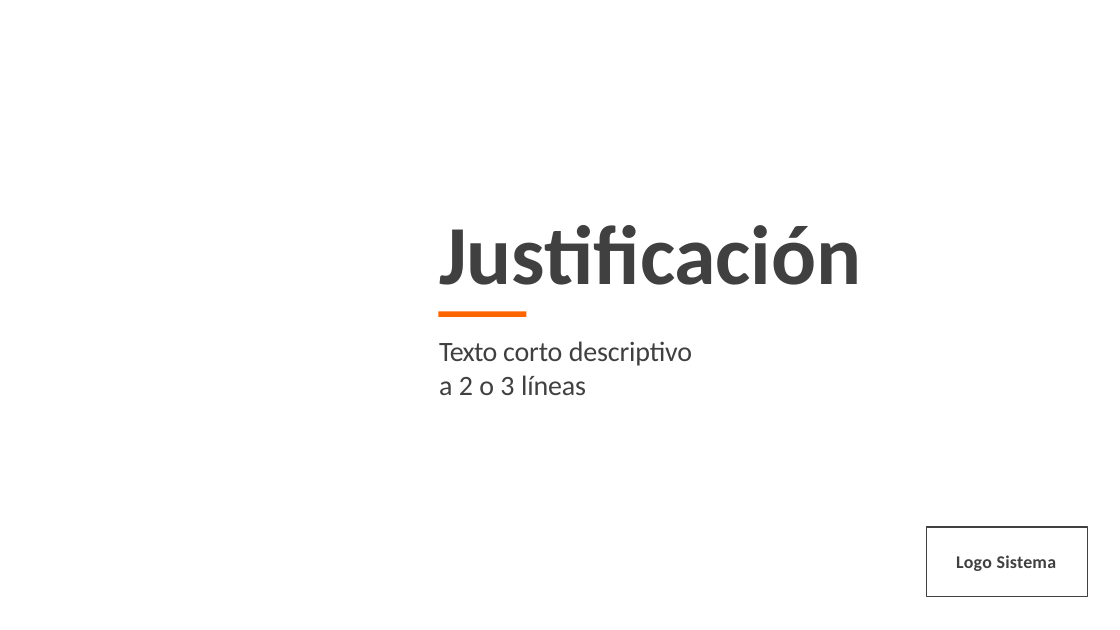
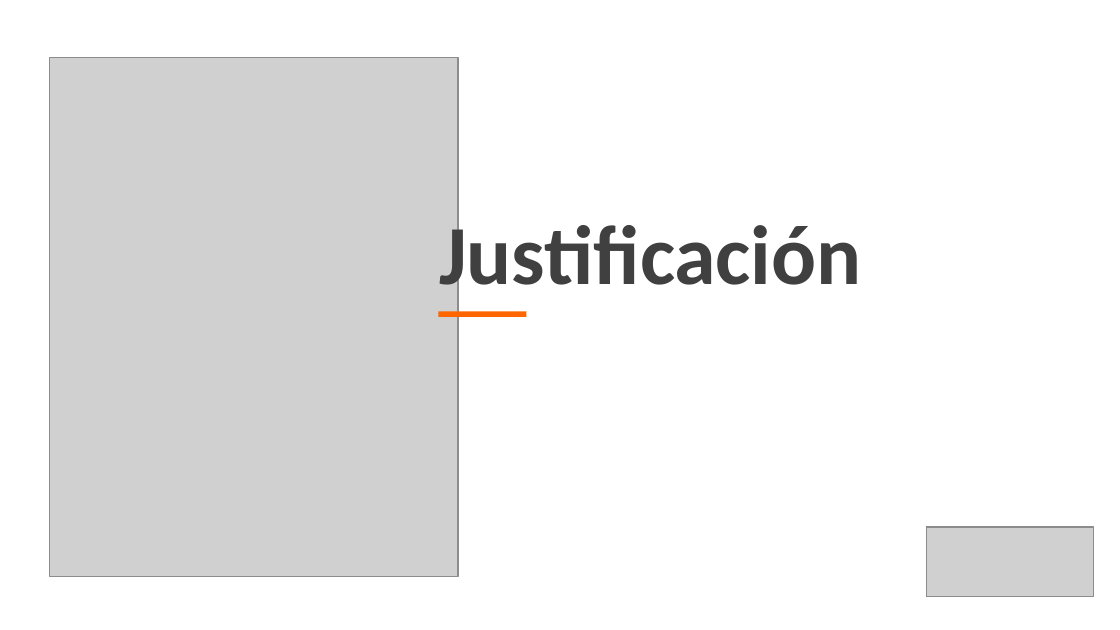
Before and after one commit to kamor31232/Proyecto_adsi, a slide deck: slide 11 of App/app_documentacion/1er_trimestre/1_proyecto/1_1_1_presentacion_proyecto.pptx. Drawn at 1120x630 pixels with LibreOffice and Linux fonts; fonts in the diff are those of the drawing; grey boxes stand for pictures; background and template pictures are left out. Boxes give left, top, right and bottom in pixels: in the first picture for what was removed or moved away, otherwise in the second. Text is boxed around its words. In the diff, an @@ line names an element or a change of style, - is before the commit and + after.

```diff
--- a/App/app_documentacion/1er_trimestre/1_proyecto/1_1_1_presentacion_proyecto.pptx
+++ b/App/app_documentacion/1er_trimestre/1_proyecto/1_1_1_presentacion_proyecto.pptx
@@ picture added at [49, 57, 457, 576] @@
@@ text removed at [439, 341, 692, 395] @@
-Texto corto descriptivo
-a 2 o 3 líneas
@@ picture added at [926, 526, 1093, 596] @@
```
Also in this commit, not shown: 6 other slides changed, 3 slides added, 2 slides removed.
